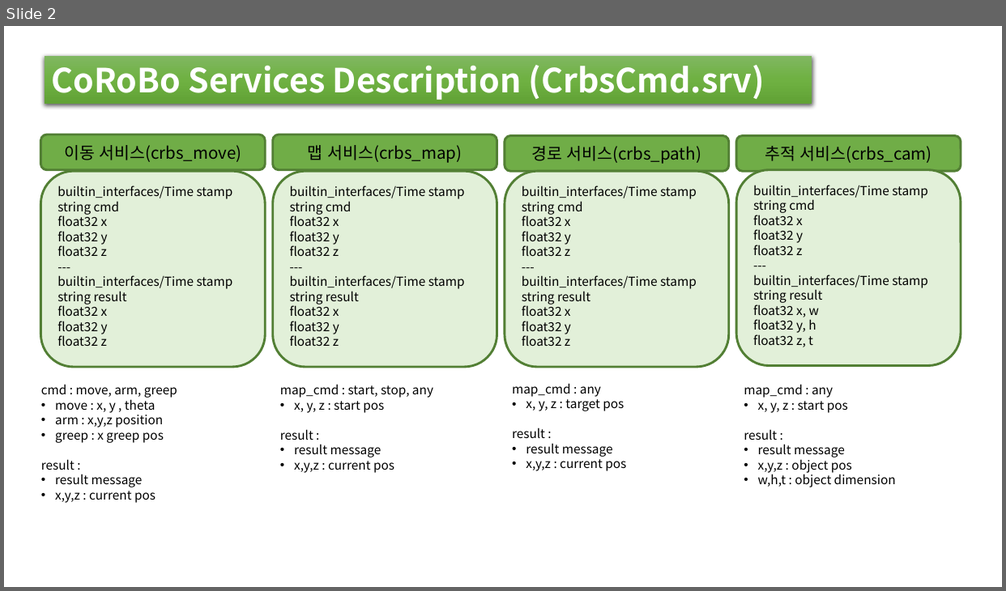
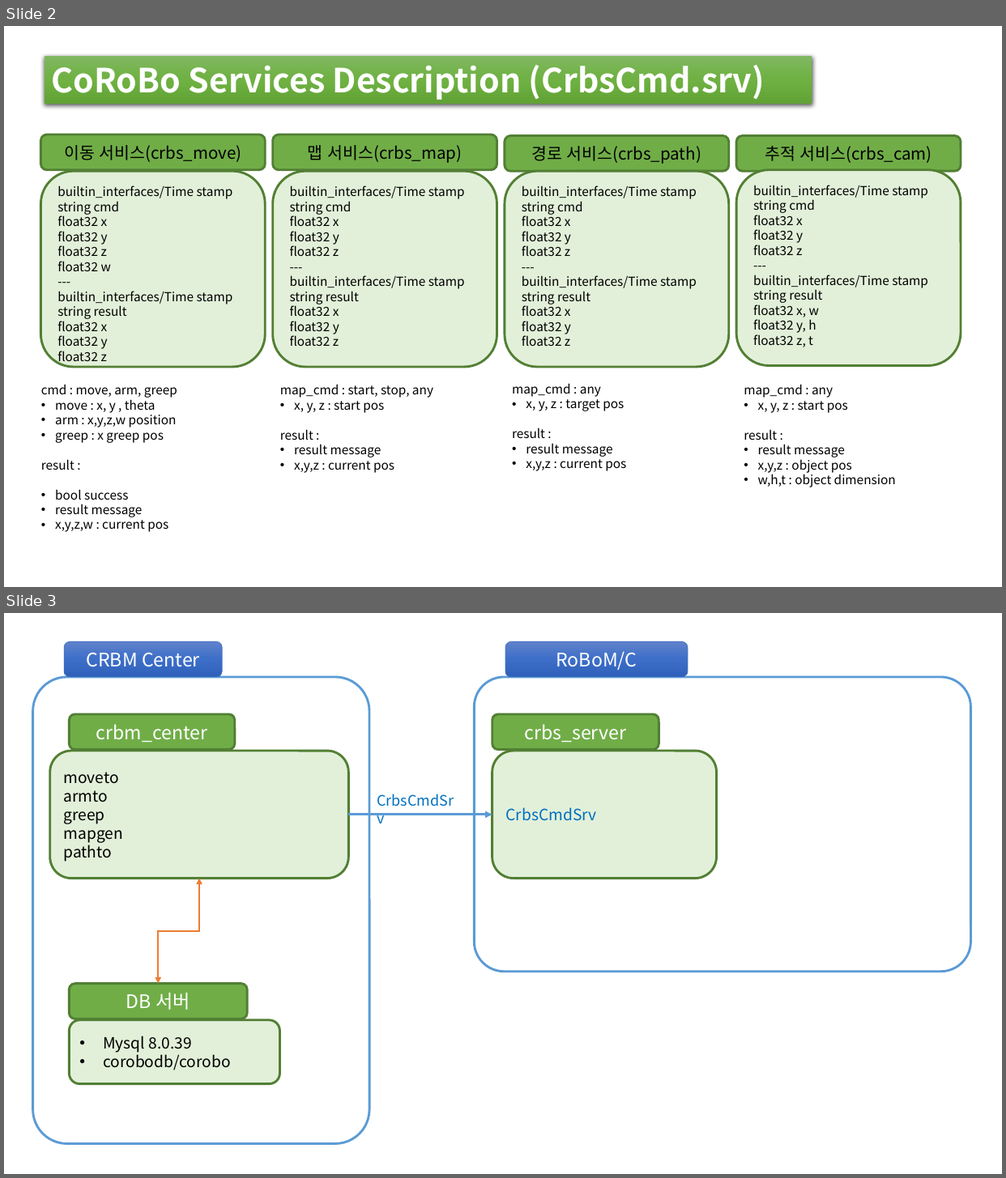
Before and after one commit to songhu42/CoRoBo, a slide deck: docs/02.개발/01.설계/02.기능설계/서비스구성도_V0.1.pptx. Shown one above the other, each under a label of ours: slide 2 before the commit, slides 2 and 3 after it. The pictures are 1006x591 and 1006x1178 pixels, drawn with LibreOffice and Linux fonts; fonts in the diff are those of the drawing. Boxes give left, top, right and bottom in pixels: in the first picture for what was removed or moved away, otherwise in the second. Text is boxed around its words. In the diff, an @@ line names an element or a change of style, - is before the commit and + after.

```diff
--- a/docs/02.개발/01.설계/02.기능설계/서비스구성도_V0.1.pptx
+++ b/docs/02.개발/01.설계/02.기능설계/서비스구성도_V0.1.pptx
@@ slide 3 added at (4, 613, 1002, 1174), background #FFFFFF @@
@@ rounded rectangle added at (64, 641, 222, 677), fill gradient #6183CB to #3E70CA to #3062BB, outline #4472C4 0.5 pt, 18 pt, text #FFFFFF @@
+CRBM Center
@@ rounded rectangle added at (505, 641, 688, 677), fill gradient #6183CB to #3E70CA to #3062BB, outline #4472C4 0.5 pt, 18 pt, text #FFFFFF @@
+RoBoM/C
@@ rounded rectangle added at (33, 677, 370, 1144), outline #5B9BD5 2.25 pt @@
@@ rounded rectangle added at (474, 677, 971, 972), outline #5B9BD5 2.25 pt @@
@@ rounded rectangle added at (69, 714, 235, 749), fill #70AD47, outline #538035 2.25 pt, 18 pt, text #FFFFFF @@
+crbm_center
@@ rounded rectangle added at (492, 714, 659, 749), fill #70AD47, outline #538035 2.25 pt, 18 pt, text #FFFFFF @@
+crbs_server
@@ rounded rectangle added at (49, 751, 348, 878), fill #E2F0D9, outline #538035 2.25 pt, 15 pt, text #000000 @@
+moveto
+armto
+greep
+mapgen
+pathto
@@ rounded rectangle added at (492, 751, 717, 878), fill #E2F0D9, outline #538035 2.25 pt, 15 pt, text #0070C0 @@
+CrbsCmdSrv
@@ arrow added from (348, 815) to (492, 815), #5B9BD5 2.25 pt @@
@@ text added at (505, 807, 596, 821), 14 pt, text #0070C0 @@
+CrbsCmdSrv
@@ elbow double arrow added from (199, 879) to (158, 983), #ED7D31 1.5 pt @@
@@ rounded rectangle added at (69, 983, 247, 1019), fill #70AD47, outline #538035 2.25 pt, 18 pt, text #FFFFFF @@
+DB 서버
@@ rounded rectangle added at (69, 1020, 280, 1084), fill #E2F0D9, outline #538035 2.25 pt, 15 pt, text #000000 @@
+• Mysql 8.0.39
+• corobodb/corobo
@@ slide 2 changed as well @@
@@ text in rounded rectangle at (57, 261, 111, 271): paragraph added @@
+float32 w
@@ text at (55, 412, 177, 428): text changed @@
-• arm : x,y,z position
+• arm : x,y,z,w position
@@ text at (55, 489, 128, 500): paragraph added @@
+• bool success
@@ text at (55, 517, 168, 532): text changed @@
-• x,y,z : current pos
+• x,y,z,w : current pos
```
Also in this commit, not shown: 1 other slide changed, 1 other slide added, 1 slide removed, 3 other files.
